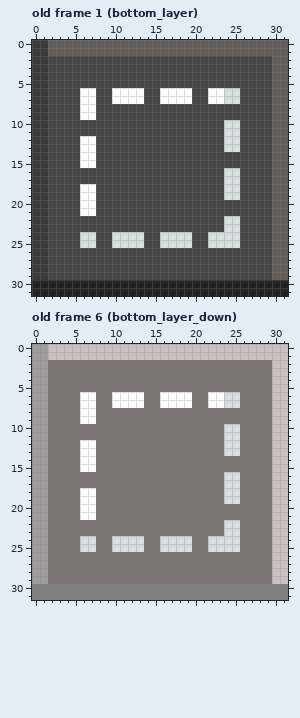
One commit to this pixel-art file: assets/textures/raw/buttons.aseprite. Above: the version before the commit.
32x32 pixels, 10 frames. Shown: old frame 1 (bottom_layer), old frame 6 (bottom_layer_down).
New version:
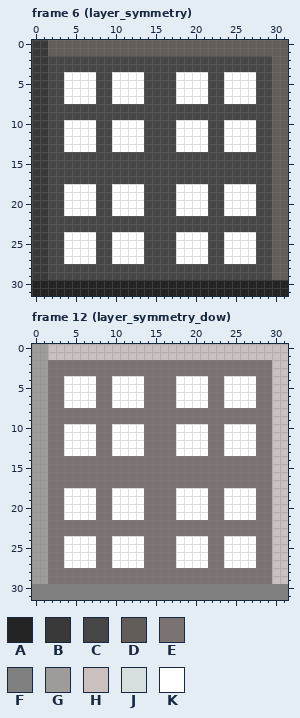
Palette (. is transparent): A #232323  B #393939  C #464646  D #635d5a  E #7b7272  F #808080  G #9e9b9b  H #cac0c0  J #d6dede  K #ffffff
A new or re-ordered frame is compared with the old frame closest to it.
Author's note on the commit: Layer symmetry
Edits made:
frames 10 -> 12
Changed rows in their new state; - is an unchanged pixel.
Frame 6 (layer_symmetry) is new; against old frame 1 (bottom_layer), layer "Icon":
first column x 4:
 4 KKKK--KKKK----KKKK--KKKK
 5 KKKK--KKKK----KKKK--KKKK
 6 KK----------CC--KKCCKKKK
 7 KK----------CC--KKCCKKKK
 8 --CC--------------------
 9 --CC--------------------
10 KKKK--KKKK----KKKK--KKKK
11 KKKK--KKKK----KKKK--KKKK
12 KK----KKKK----KKKK--KKKK
13 KK----KKKK----KKKK--KKKK
14 --CC--------------------
15 --CC--------------------
16 --------------------CC--
17 --------------------CC--
18 KK----KKKK----KKKK--KKKK
19 KK----KKKK----KKKK--KKKK
20 KK----KKKK----KKKK--KKKK
21 KK----KKKK----KKKK--KKKK
22 --------------------CC--
23 --------------------CC--
24 KKKK--KKKK--CCKKKKCCKKKK
25 KKKK--KKKK--CCKKKKCCKKKK
26 KKKK--KKKK----KKKK--KKKK
27 KKKK--KKKK----KKKK--KKKK
Frame 12 (layer_symmetry_dow) is new; against old frame 6 (bottom_layer_down), layer "Icon":
first column x 4:
 4 KKKK--KKKK----KKKK--KKKK
 5 KKKK--KKKK----KKKK--KKKK
 6 KK----------EE--KKEEKKKK
 7 KK----------EE--KKEEKKKK
 8 --EE--------------------
 9 --EE--------------------
10 KKKK--KKKK----KKKK--KKKK
11 KKKK--KKKK----KKKK--KKKK
12 KK----KKKK----KKKK--KKKK
13 KK----KKKK----KKKK--KKKK
14 --EE--------------------
15 --EE--------------------
16 --------------------EE--
17 --------------------EE--
18 KK----KKKK----KKKK--KKKK
19 KK----KKKK----KKKK--KKKK
20 KK----KKKK----KKKK--KKKK
21 KK----KKKK----KKKK--KKKK
22 --------------------EE--
23 --------------------EE--
24 KKKK--KKKK--EEKKKKEEKKKK
25 KKKK--KKKK--EEKKKKEEKKKK
26 KKKK--KKKK----KKKK--KKKK
27 KKKK--KKKK----KKKK--KKKK
Changed places in both pictures, as pixel boxes (x1, y1, x2, y2):
changed: (64, 72, 256, 264)
changed: (64, 376, 256, 568)
